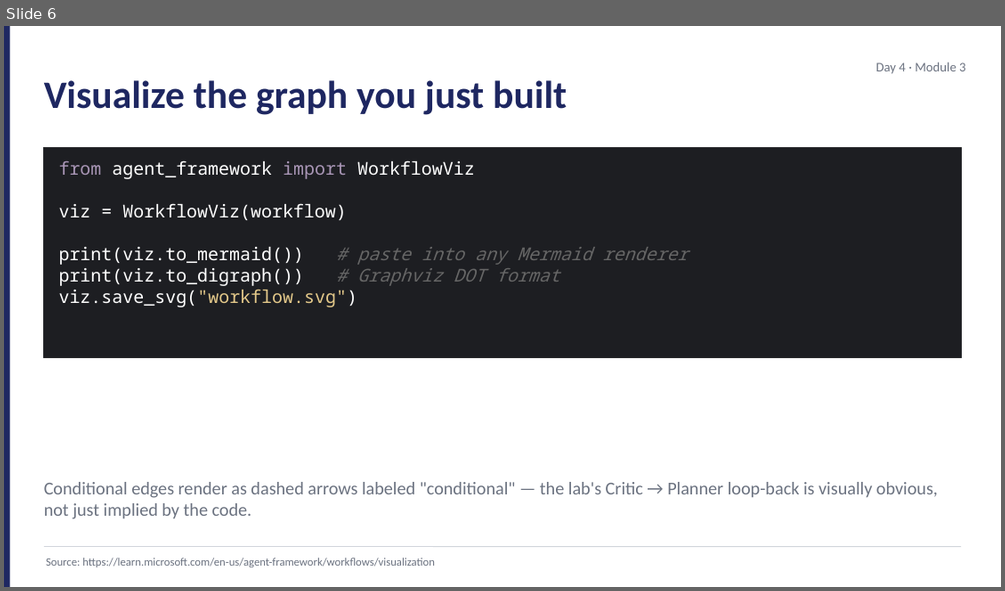
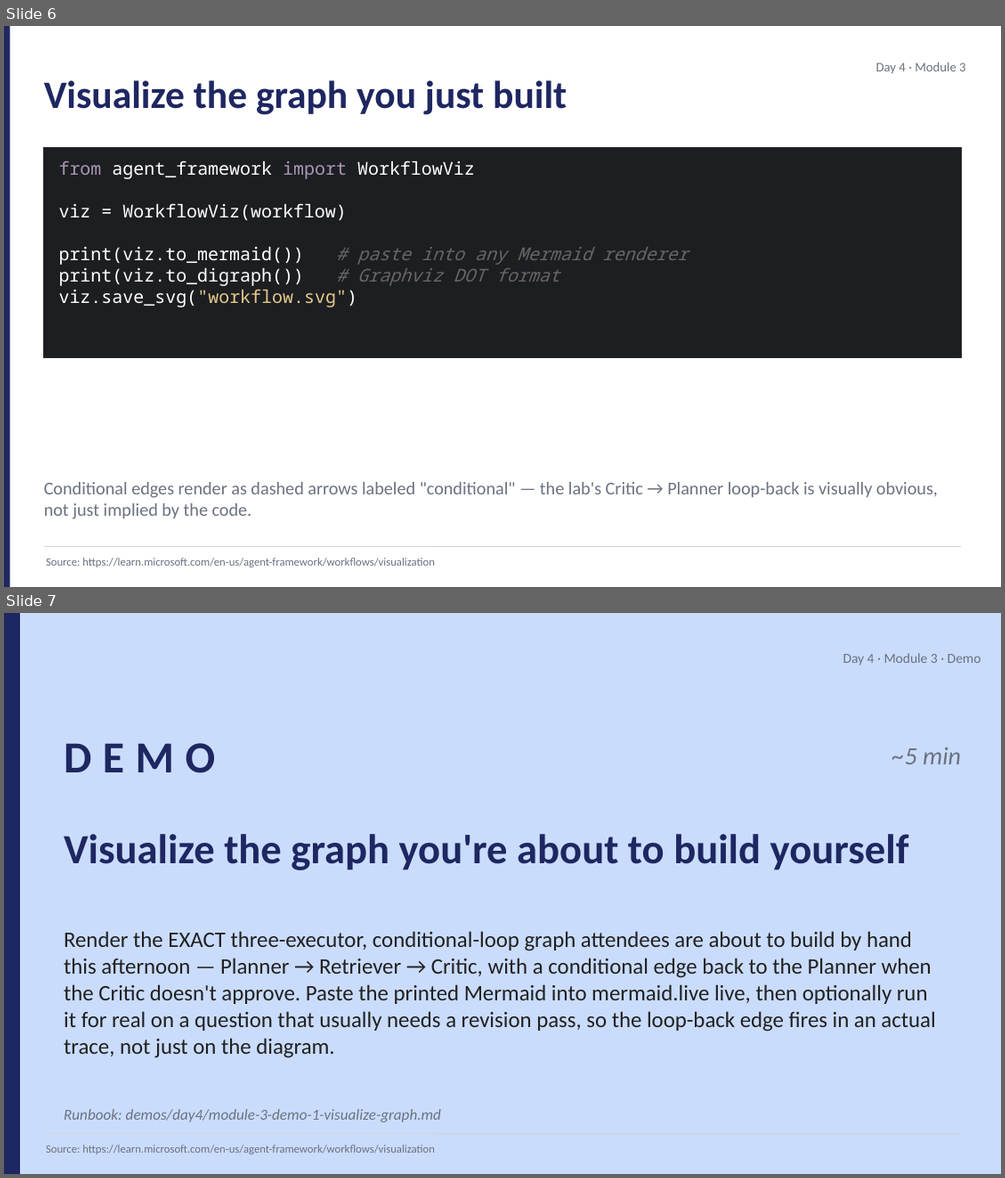
Before and after one commit to JimPiquant/Building-AI-Apps-and-Agents, a slide deck: decks/day4/module-3-workflow-fundamentals.pptx. Shown one above the other, each under a label of ours: slide 6 before the commit, slides 6 and 7 after it. The pictures are 1005x591 and 1005x1178 pixels, drawn with LibreOffice and Linux fonts; fonts in the diff are those of the drawing. Boxes give left, top, right and bottom in pixels: in the first picture for what was removed or moved away, otherwise in the second. Text is boxed around its words. In the diff, an @@ line names an element or a change of style, - is before the commit and + after.

```diff
--- a/decks/day4/module-3-workflow-fundamentals.pptx
+++ b/decks/day4/module-3-workflow-fundamentals.pptx
@@ slide 7 added at [4, 613, 1001, 1174], background #CADCFC @@
@@ rectangle added at [4, 613, 20, 1173], fill #1E2761 @@
@@ text added at [843, 653, 981, 666], 10 pt, text #6B7280 @@
+Day 4 · Module 3 · Demo
@@ text added at [64, 743, 215, 773], 32 pt, text #1E2761, bold @@
+DEMO
@@ text added at [892, 747, 961, 764], 18 pt, text #6B7280, italic @@
+~5 min
@@ text added at [64, 834, 909, 870], 30 pt, text #1E2761, bold @@
+Visualize the graph you're about to build yourself
@@ text added at [64, 931, 935, 1058], 16 pt, text #212121 @@
+Render the EXACT three-executor, conditional-loop graph attendees are about to build by hand this afternoon — Planner → Retriever → Critic, with a conditional edge back to the Planner when the Critic doesn't approve. Paste the printed Mermaid into mermaid.live live, then optionally run it for real on a question that usually needs a revision pass, so the loop-back edge fires in an actual trace, not just on the diagram.
@@ text added at [64, 1109, 441, 1122], 11 pt, text #6B7280, italic @@
+Runbook: demos/day4/module-3-demo-1-visualize-graph.md
@@ line added from (44, 1134) to (961, 1134), #D1D5DB 0.5 pt @@
@@ text added at [46, 1144, 435, 1154], 8.2 pt, text #6B7280 @@
+Source: https://learn.microsoft.com/en-us/agent-framework/workflows/visualization
```
Also in this commit, not shown: 12 other files.
